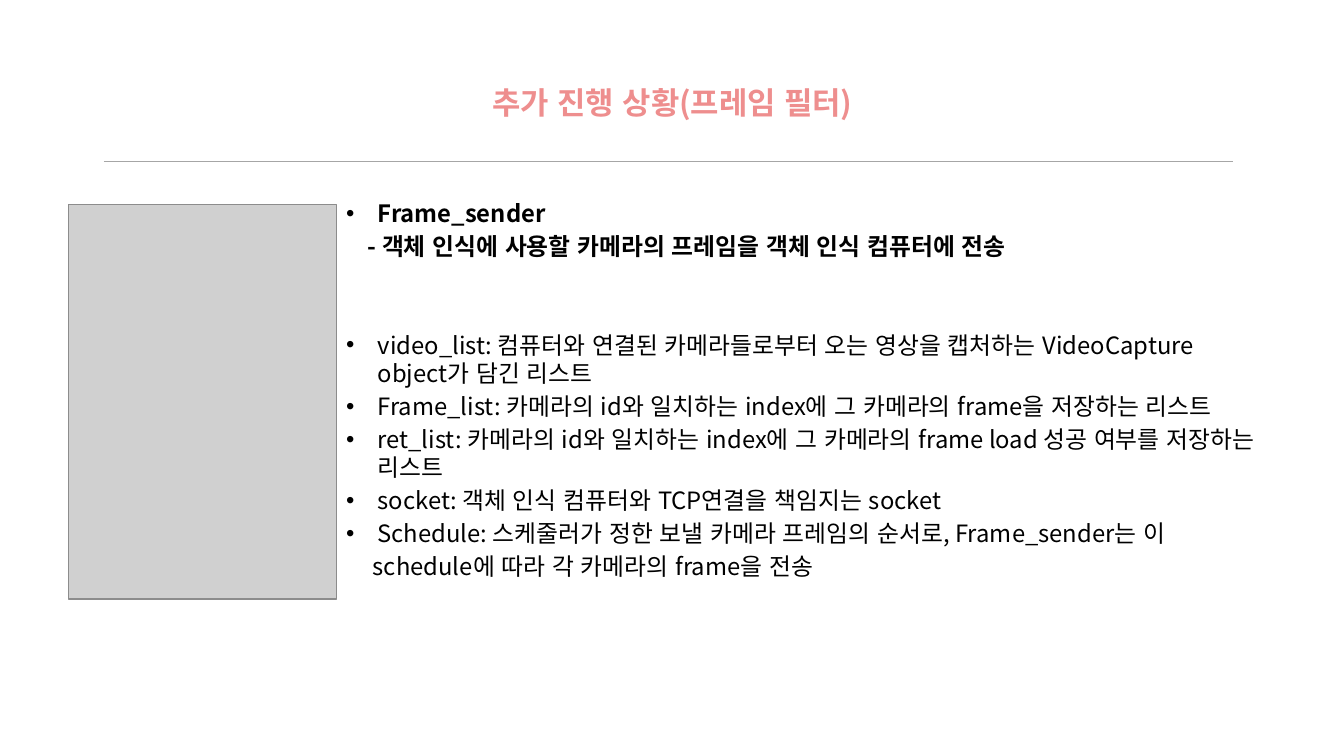
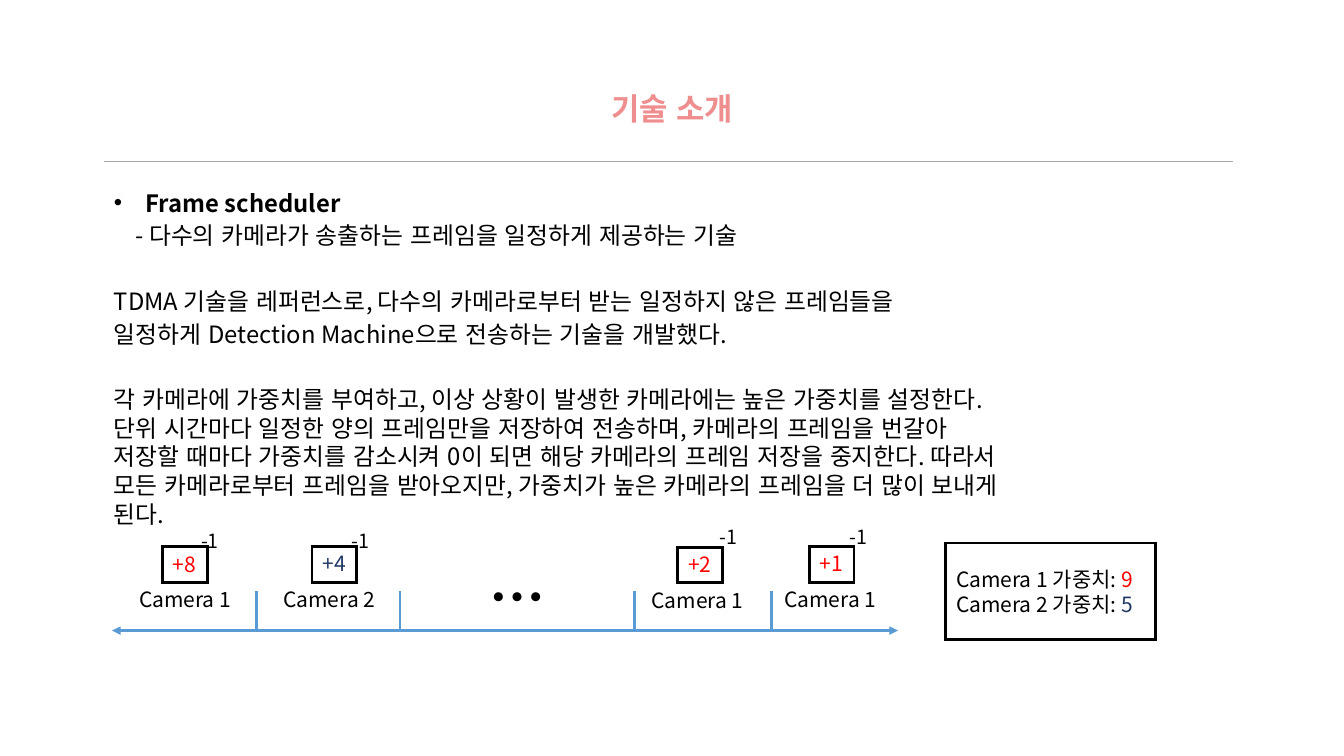
Before and after one commit to jinujeon/ICE_CAP, a slide deck: slide 3 of Docs/최종발표1.pptx. Drawn at 1344x756 pixels with LibreOffice and Linux fonts; fonts in the diff are those of the drawing; grey boxes stand for pictures; background and template pictures are left out. Boxes give left, top, right and bottom in pixels: in the first picture for what was removed or moved away, otherwise in the second. Text is boxed around its words. In the diff, an @@ line names an element or a change of style, - is before the commit and + after.

```diff
--- a/Docs/최종발표1.pptx
+++ b/Docs/최종발표1.pptx
@@ text at bbox=[611, 94, 733, 123]: text changed @@
-추가 진행 상황(프레임 필터)
+기술 소개
@@ picture removed at bbox=[69, 205, 337, 599] @@
@@ text at bbox=[114, 193, 998, 525]: text changed @@
-• Frame_sender
-- 객체 인식에 사용할 카메라의 프레임을 객체 인식 컴퓨터에 전송
-• video_list: 컴퓨터와 연결된 카메라들로부터 오는 영상을 캡처하는 VideoCapture object가 담긴 리스트
-• Frame_list: 카메라의 id와 일치하는 index에 그 카메라의 frame을 저장하는 리스트
-• ret_list: 카메라의 id와 일치하는 index에 그 카메라의 frame load 성공 여부를 저장하는 리스트
-• socket: 객체 인식 컴퓨터와 TCP연결을 책임지는 socket
-• Schedule: 스케줄러가 정한 보낼 카메라 프레임의 순서로, Frame_sender는 이
-schedule에 따라 각 카메라의 frame을 전송
+• Frame scheduler
+- 다수의 카메라가 송출하는 프레임을 일정하게 제공하는 기술
+TDMA 기술을 레퍼런스로, 다수의 카메라로부터 받는 일정하지 않은 프레임들을
+일정하게 Detection Machine으로 전송하는 기술을 개발했다.
+각 카메라에 가중치를 부여하고, 이상 상황이 발생한 카메라에는 높은 가중치를 설정한다. 단위 시간마다 일정한 양의 프레임만을 저장하여 전송하며, 카메라의 프레임을 번갈아 저장할 때마다 가중치를 감소시켜 0이 되면 해당 카메라의 프레임 저장을 중지한다. 따라서 모든 카메라로부터 프레임을 받아오지만, 가중치가 높은 카메라의 프레임을 더 많이 보내게 된다.
@@ text added at bbox=[201, 533, 219, 554], 14 pt, text #000000 @@
+-1
@@ text added at bbox=[351, 533, 369, 554], 14 pt, text #000000 @@
+-1
@@ text added at bbox=[720, 529, 738, 549], 14 pt, text #000000 @@
+-1
@@ text added at bbox=[850, 529, 868, 550], 14 pt, text #000000 @@
+-1
@@ rectangle added at bbox=[162, 547, 207, 583], outline #000000 2 pt @@
@@ text added at bbox=[173, 556, 196, 573], 15 pt, text #FF0000 @@
++8
@@ rectangle added at bbox=[313, 546, 357, 582], outline #000000 2 pt @@
@@ text added at bbox=[322, 555, 345, 571], 15 pt, text #203864 @@
++4
@@ text added at bbox=[480, 559, 568, 636], 40 pt, text #000000, bold @@
+…
@@ rectangle added at bbox=[678, 547, 722, 583], outline #000000 2 pt @@
@@ text added at bbox=[688, 556, 711, 572], 15 pt, text #FF0000 @@
++2
@@ rectangle added at bbox=[810, 546, 854, 582], outline #000000 2 pt @@
@@ text added at bbox=[820, 555, 843, 571], 15 pt, text #FF0000 @@
++1
@@ rectangle added at bbox=[946, 543, 1155, 639], outline #000000 2 pt @@
@@ text added at bbox=[956, 569, 1133, 614], 15 pt, text #000000 @@
+Camera 1 가중치: 9
+Camera 2 가중치: 5
@@ text added at bbox=[139, 591, 231, 608], 15 pt, text #000000 @@
+Camera 1
@@ line added from (256, 591) to (256, 631), #5B9BD5 2 pt @@
@@ text added at bbox=[283, 591, 376, 608], 15 pt, text #000000 @@
+Camera 2
@@ line added from (400, 591) to (400, 631), #5B9BD5 2 pt @@
@@ line added from (634, 591) to (634, 631), #5B9BD5 2 pt @@
@@ text added at bbox=[652, 592, 744, 609], 15 pt, text #000000 @@
+Camera 1
@@ line added from (772, 591) to (772, 631), #5B9BD5 2 pt @@
@@ text added at bbox=[784, 591, 877, 608], 15 pt, text #000000 @@
+Camera 1
@@ double arrow added from (112, 631) to (898, 631), #5B9BD5 2 pt @@
```
Also in this commit, not shown: 2 slides added.
